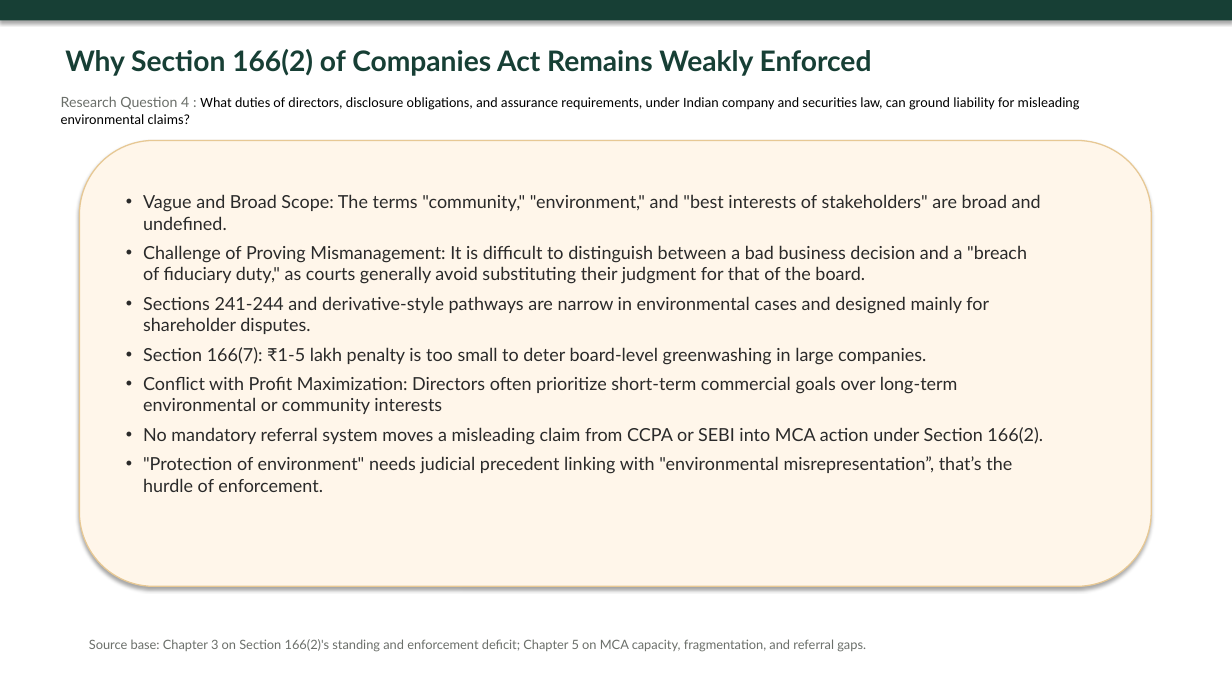
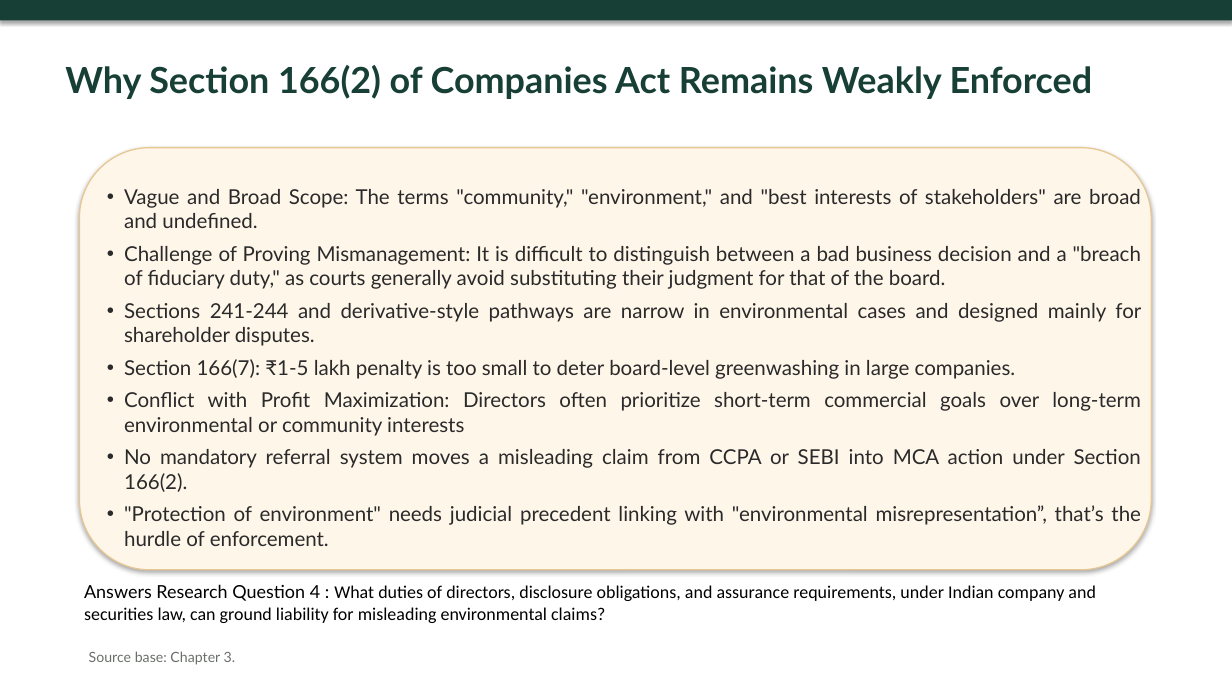
Before and after one commit to atul516/Final-VIva, a slide deck: slide 12 of Thesis Defence Presentation.pptx. Drawn at 1232x693 pixels with LibreOffice and Linux fonts; fonts in the diff are those of the drawing. Boxes give left, top, right and bottom in pixels: in the first picture for what was removed or moved away, otherwise in the second. Text is boxed around its words. In the diff, an @@ line names an element or a change of style, - is before the commit and + after.

```diff
--- a/Thesis Defence Presentation.pptx
+++ b/Thesis Defence Presentation.pptx
@@ text "Why Section 166(2) of Companies ..." moved from (x1=65, y1=49, x2=872, y2=76) to (x1=65, y1=65, x2=1093, y2=99) @@
@@ text "Why Section 166(2) of Companies ..." at (x1=65, y1=65, x2=1093, y2=99): size 22 to 28 pt @@
@@ rounded rectangle resized from (x1=79, y1=140, x2=1152, y2=587) to (x1=79, y1=148, x2=1152, y2=570) @@
@@ text "Vague and Broad Scope: The ..." moved from (x1=143, y1=194, x2=1043, y2=492) to (x1=124, y1=189, x2=1141, y2=546) @@
@@ text "Vague and Broad Scope: The ..." at (x1=124, y1=189, x2=1141, y2=546): size 14 to 16 pt; alignment left to justified @@
@@ text at (x1=84, y1=584, x2=1096, y2=623): text changed; size 11 to 14 pt @@
-Research Question 4 : What duties of directors, disclosure obligations, and assurance requirements, under Indian company and securities law, can ground liability for misleading environmental claims?
+Answers Research Question 4 : What duties of directors, disclosure obligations, and assurance requirements, under Indian company and securities law, can ground liability for misleading environmental claims?
@@ text at (x1=89, y1=651, x2=236, y2=665): text changed; size 10 to 11 pt @@
-Source base: Chapter 3 on Section 166(2)'s standing and enforcement deficit; Chapter 5 on MCA capacity, fragmentation, and referral gaps.
+Source base: Chapter 3.
```
Also in this commit, not shown: 22 other slides changed.
